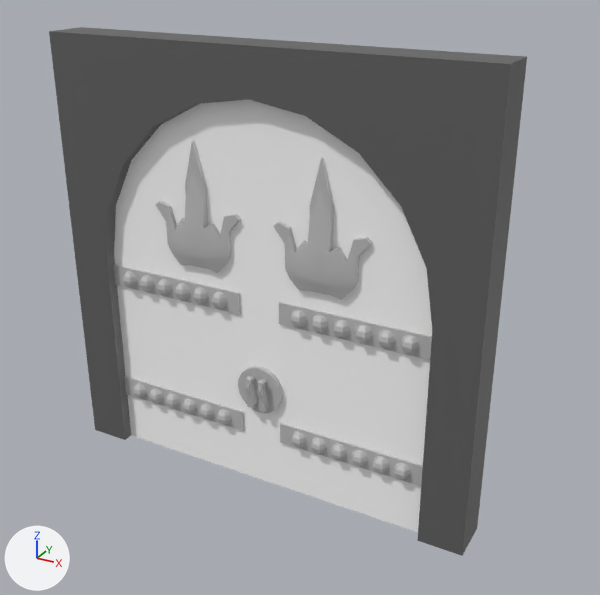
Two versions of the FBX model Assets/Models/DungeonDoor_EndOfGameDoor.fbx, one commit apart.
Both versions are drawn from a 50 mm lens placed at (0.0867, -0.1422, 0.1194), pointed at (0.0071, 0.0025, 0.0471). The lights are fixed; the arrows at lower left show +X, +Y and +Z. Where no turn or scale is listed for an object, it has been applied to the vertices.
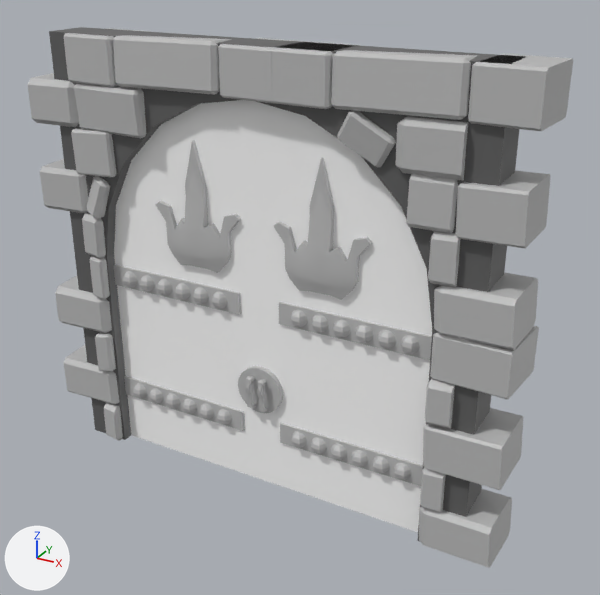
Diff of the bpy script that builds the scene:
```diff
--- a/Assets/Models/DungeonDoor_EndOfGameDoor.fbx.py
+++ b/Assets/Models/DungeonDoor_EndOfGameDoor.fbx.py
@@ me_mesh_002_1 @@
+me_mesh_002_1.from_pydata(...)  # 620 vertices, 572 faces; spans x -0.0576..0.0576, y -0.0077..0.0077, z -0.0503..0.0503
+# faces by material slot: [552, 20]
+me_mesh_002_1.materials.append(mat_lambert1)  # grey #bcbcbc
+me_mesh_002_1.materials.append(mat_castlewall)  # dark grey #606060
@@ ob_sm_dungeon_largedoubledoors2 @@
-ob_sm_dungeon_largedoubledoors2 = bpy.data.objects.new('SM_Dungeon_LargeDoubleDoors2', me_mesh)
-ob_sm_dungeon_largedoubledoors2.location = (0.0, 0.0, 0.05)
@@ ob_enddoorarch @@
+ob_enddoorarch = bpy.data.objects.new('EndDoorArch', me_mesh_002_1)
+ob_enddoorarch.location = (-0.0003, 0.0, 0.0502)
```

Pixel boxes (x1, y1, x2, y2) of what changed, in the pictures (600 x 595 px):
'EndDoorArch', added
    after: (27, 27, 573, 568)
    faces in mat_lambert1 (grey #bcbcbc): (27, 28, 573, 568)
    faces in mat_castlewall (dark grey #606060): (49, 27, 526, 541)
'SM_Dungeon_LargeDoubleDoors2', deleted
    before: (49, 27, 527, 556)
